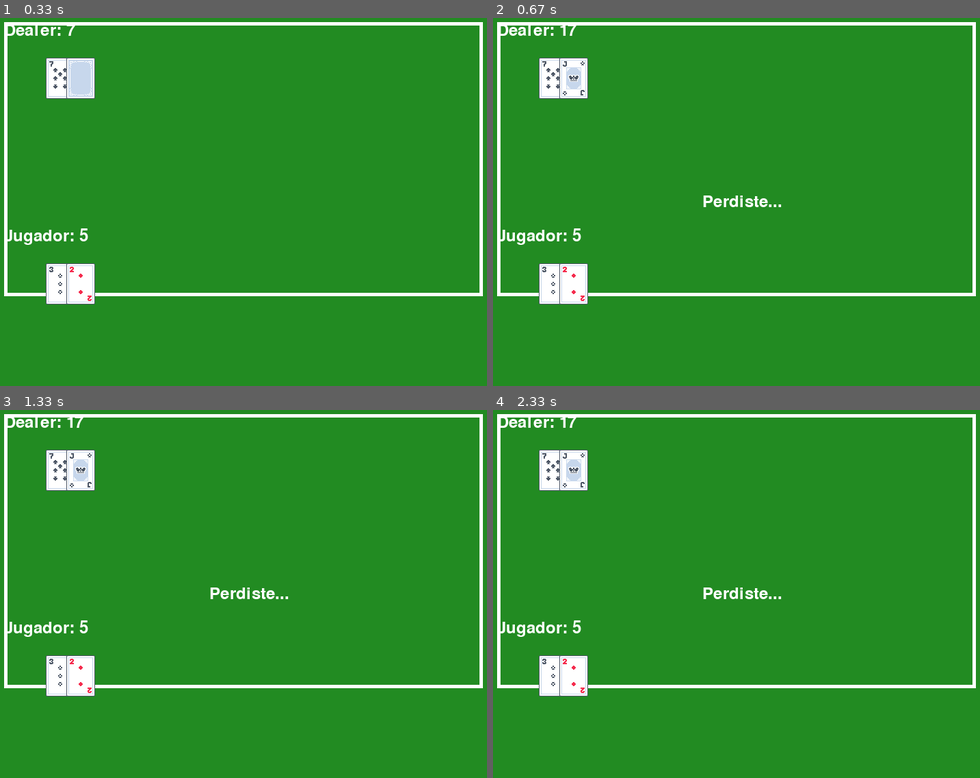
Above: before the commit, frames 1-4 (two rows, left to right).
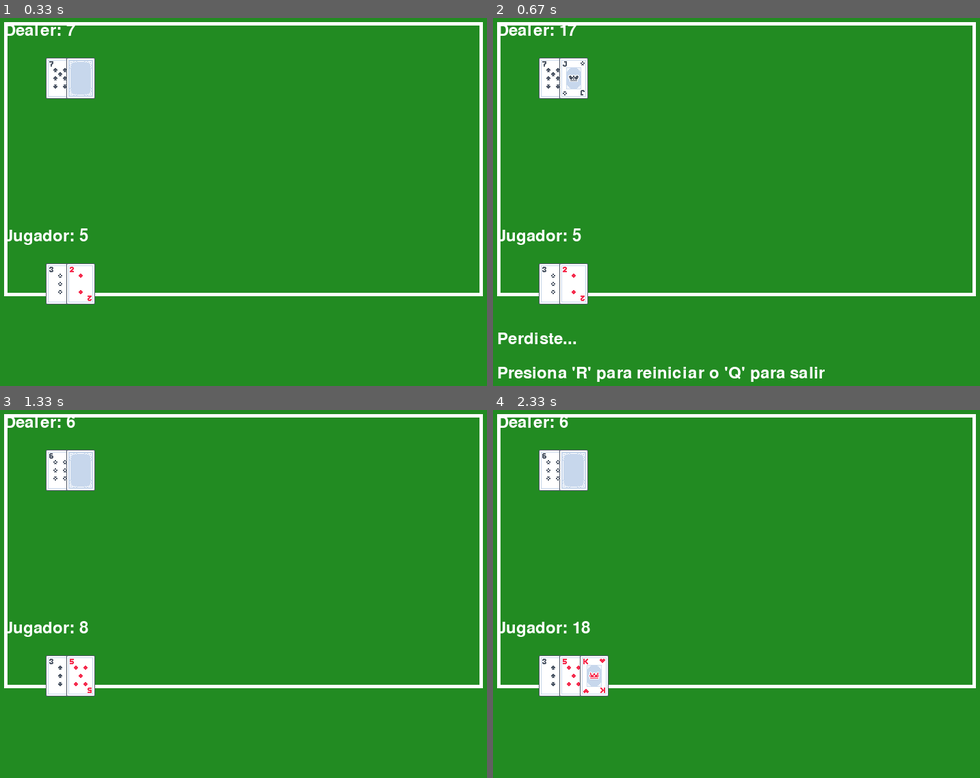
Above: after the commit, the same moments.

Repository: maluciani77/pygame
Game: pygame game, started from tp.py
Two runs of this game, one before a commit and one after it. Both use one fixed random seed, a clock stepped at 60 frames per second and the inputs below.
Inputs:
- Up to frame 1 (0.33 s): no input
- Up to frame 2 (0.67 s): tap S at 0.33 s
- Up to frame 3 (1.33 s): hold R 0.67-1.13 s
- Up to frame 4 (2.33 s): hold H from 2.17 s (still down)

Frame 1 is identical in both runs. In frame 2, 1.4% of the frame differs, in the area x 0-69%, y 48-99%; in frame 3, 0.7%; in frame 4, 1.3%.

Commit message:
Update tp.py
+ funcion para reiniciar y salir del juego, y acomodado de texto

Diff:
--- a/tp.py
+++ b/tp.py
@@ -11,12 +11,12 @@
 screen = pygame.display.set_mode((WIDTH, HEIGHT))
 pygame.display.set_caption("Blackjack")
 
-# colors
+# Colors
 GREEN = (34, 139, 34)
 WHITE = (255, 255, 255)
 
 # Directorio de imágenes
-CARD_IMAGES_DIR = r'C:\Users\maxlu\OneDrive\Documentos\Uade\Algoritmos\playing-cards-pack\PNG\Cards'
+CARD_IMAGES_DIR = r'C:\Users\Joaco Gimenez\Desktop\Algoritmos y Estructura de datos 1\Cards'
 
 # Fuente para el texto
 font = pygame.font.SysFont(None, 36)
@@ -83,17 +83,14 @@
             card_name = f"card_{suit}_0{rank}"
             draw_card(screen, card_images[card_name], x + i * 30, y)
 
-# Funcion para dibujar texto en pantalla
+# Función para dibujar texto en pantalla
 def draw_text(screen, text, font, color, x, y):
     text_surface = font.render(text, True, color)
     screen.blit(text_surface, (x, y))
 
-# Bucle principal del juego
-def main():
-    clock = pygame.time.Clock()
-    card_images = load_card_images()
-
-    # Inicializar el juego
+# Reiniciar el juego
+def reset_game():
+    global deck, player_hand, dealer_hand, player_standing, game_over, result
     deck = create_deck()
     player_hand = []
     dealer_hand = []
@@ -107,12 +104,19 @@
     deal_card(deck, dealer_hand)
     deal_card(deck, dealer_hand)
 
+# Bucle principal del juego
+def main():
+    global deck, player_hand, dealer_hand, player_standing, game_over, result
+    clock = pygame.time.Clock()
+    card_images = load_card_images()
+    reset_game()
+
     while True:
         for event in pygame.event.get():
             if event.type == pygame.QUIT:
                 pygame.quit()
                 sys.exit()
-            elif event.type == pygame.KEYDOWN: ###funcion s y h para pedir
+            elif event.type == pygame.KEYDOWN:
                 if event.key == pygame.K_h and not player_standing and not game_over:
                     # El jugador pide carta ("Hit")
                     deal_card(deck, player_hand)
@@ -122,6 +126,13 @@
                 elif event.key == pygame.K_s and not player_standing:
                     # El jugador se planta ("Stand")
                     player_standing = True
+                elif event.key == pygame.K_r and game_over:
+                    # Reiniciar el juego ("R")
+                    reset_game()
+                elif event.key == pygame.K_q and game_over:
+                    # Salir del juego ("Q")
+                    pygame.quit()
+                    sys.exit()
 
         if player_standing and not game_over:
             while calculate_hand_value(dealer_hand) < 17:
@@ -157,7 +168,8 @@
 
         # Mostrar el resultado si el juego ha terminado
         if game_over:
-            draw_text(screen, result, font, WHITE, 350, 300)
+            draw_text(screen, result, font, WHITE, 50, 500)  # Ajusta la posición del texto
+            draw_text(screen, "Presiona 'R' para reiniciar o 'Q' para salir", font, WHITE, 50, 550)  # Ajusta la posición del texto
 
         pygame.display.flip()
         clock.tick(60)
